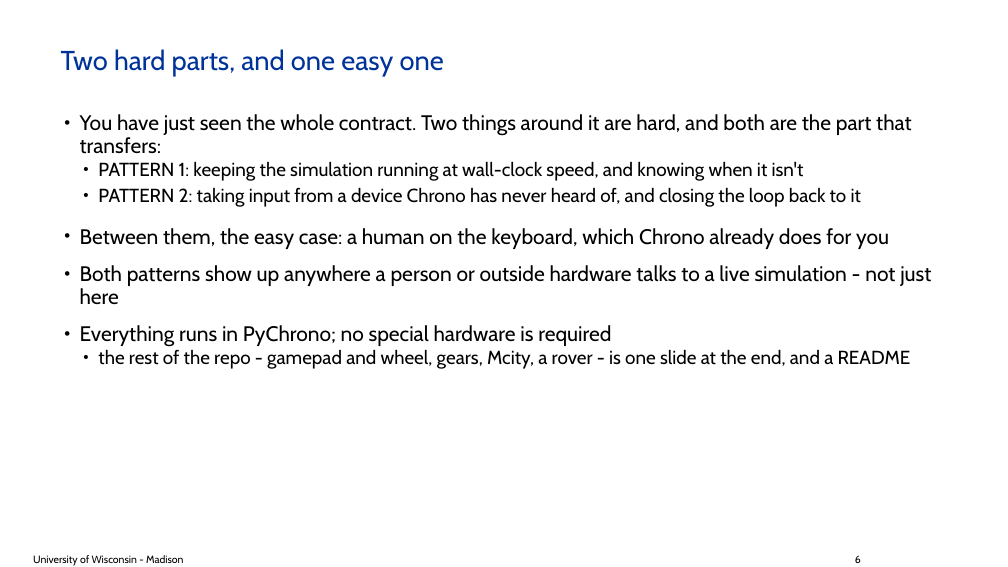
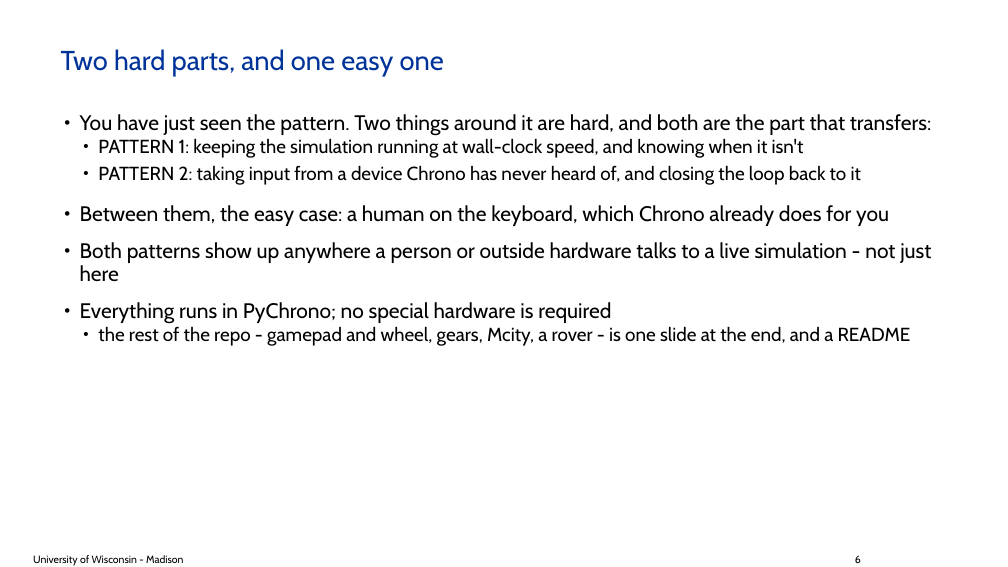
Before and after one commit to ksha23/chrono-hil-tutorial, a slide deck: slide 6 of tutorial_HIL_driver.pptx. Drawn at 1008x567 pixels with LibreOffice and Linux fonts; fonts in the diff are those of the drawing; background and template pictures are left out. Boxes give left, top, right and bottom in pixels: in the first picture for what was removed or moved away, otherwise in the second. Text is boxed around its words. In the diff, an @@ line names an element or a change of style, - is before the commit and + after.

```diff
--- a/tutorial_HIL_driver.pptx
+++ b/tutorial_HIL_driver.pptx
@@ text at (x1=80, y1=114, x2=932, y2=136): text changed @@
-• You have just seen the whole contract. Two things around it are hard, and both are the part that transfers:
+• You have just seen the pattern. Two things around it are hard, and both are the part that transfers:
```
Also in this commit, not shown: 8 other slides changed, 2 other files.
